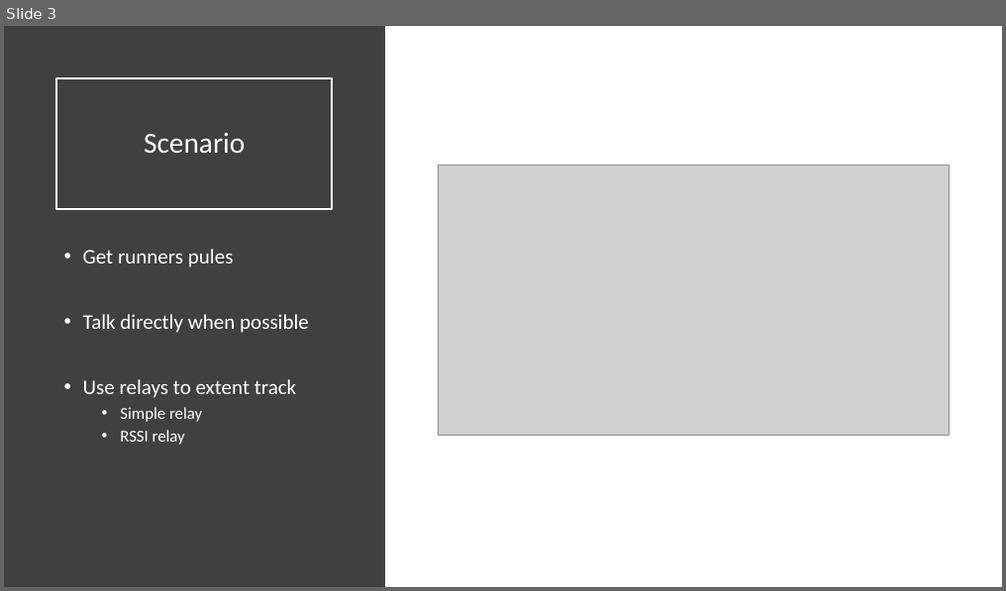
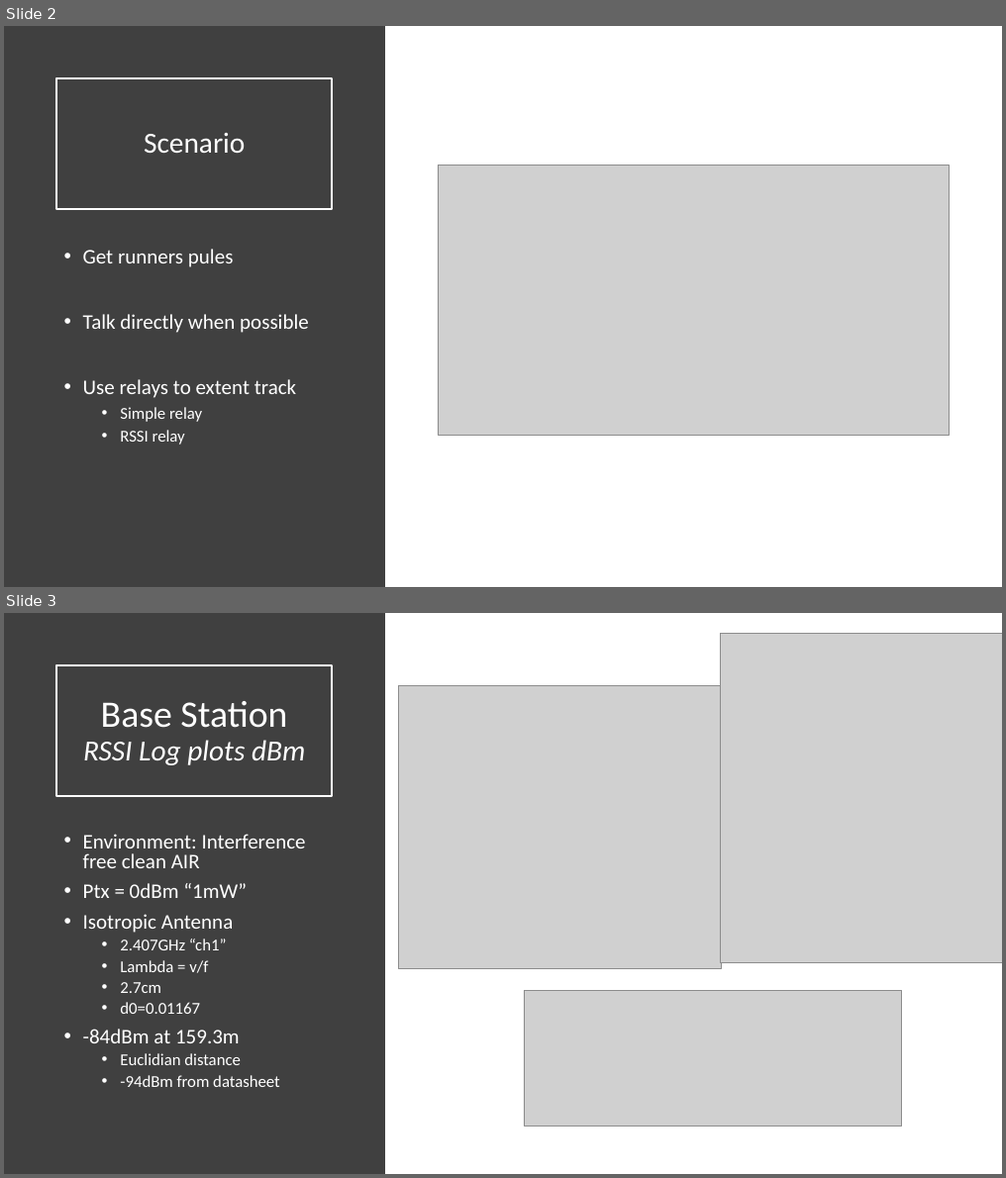
Before and after one commit to entvex/Wireless-Sensor-Networks, a slide deck: Hop or not to hope.pptx. Shown one above the other, each under a label of ours: slide 3 before the commit, slides 2 and 3 after it. The pictures are 1006x591 and 1006x1178 pixels, drawn with LibreOffice and Linux fonts; fonts in the diff are those of the drawing; grey boxes stand for pictures. Boxes give left, top, right and bottom in pixels: in the first picture for what was removed or moved away, otherwise in the second. Text is boxed around its words. In the diff, an @@ line names an element or a change of style, - is before the commit and + after.

```diff
--- a/Hop or not to hope.pptx
+++ b/Hop or not to hope.pptx
@@ slide 3 added at box(4, 613, 1002, 1174), background #FFFFFF @@
@@ rectangle added at box(4, 613, 385, 1174), fill #404040 @@
@@ picture added at box(721, 633, 1002, 962) @@
@@ title added at box(56, 665, 332, 796), outline #FFFFFF 1.5 pt, 28 pt, text #FFFFFF, italic @@
+Base Station
+RSSI Log plots dBm
@@ picture added at box(399, 685, 721, 968) @@
@@ text added at box(83, 834, 306, 1087), 20 pt, text #FFFFFF @@
+• Environment: Interference free clean AIR
+• Ptx = 0dBm “1mW”
+• Isotropic Antenna
+  • 2.407GHz “ch1”
+  • Lambda = v/f
+  • 2.7cm
+  • d0=0.01167
+• -84dBm at 159.3m
+  • Euclidian distance
+  • -94dBm from datasheet
@@ picture added at box(524, 990, 902, 1126) @@
@@ what was slide 3 is now slide 2 @@
```
Also in this commit, not shown: 5 other slides added, 1 slide removed, 2 other files.
